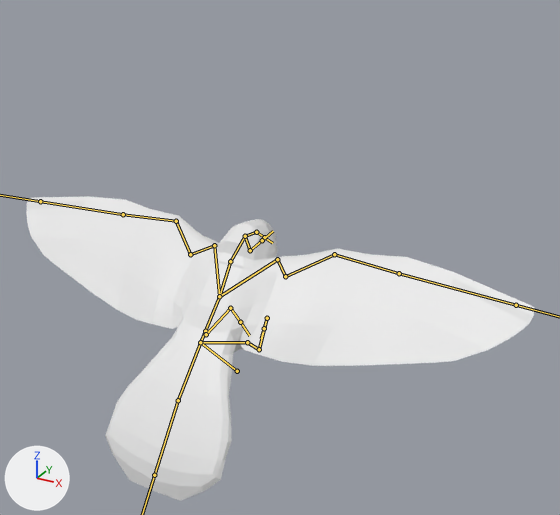
One commit to the FBX model Assets/Models/Finch/bird.fbx: the scene before it, then after it.
Before and after are seen from a 50 mm lens placed at (7.1, -11.17, 8.26), pointed at (1.1, -0.26, 2.8). The axes (+X, +Y, +Z) are drawn at lower left. The lights are the same throughout. The bones that bend it are drawn over the model as lines.
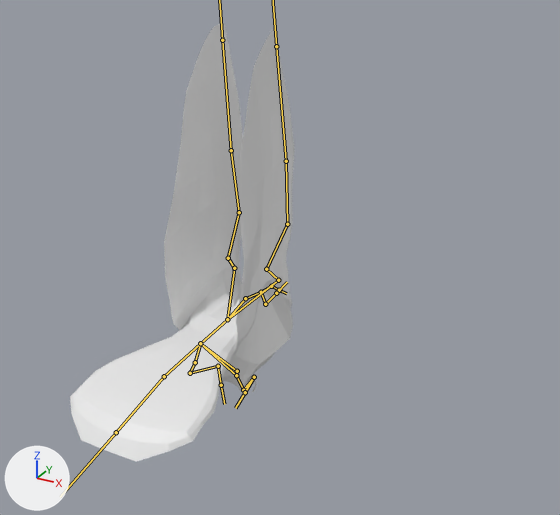
The newer file adds an action. The first version stands in its rest pose; the second is drawn at frame 1 of the action 'Armature|ArmatureAction'.

Boxes (x1, y1, x2, y2) around the edits, measured in the pictures (560 x 515 px):
'Cube', posed (56% narrower, 43% taller)
    before: (27, 196, 534, 501)
    after: (70, 24, 295, 461)
bone 'LowerSpine', root to tip
    before: (200, 342) to (219, 296)
    after: (200, 343) to (227, 319)
bone 'Head', root to tip
    before: (230, 261) to (245, 236)
    after: (245, 298) to (261, 292)
bone 'UpperBeak', root to tip
    before: (245, 236) to (256, 232)
    after: (261, 292) to (271, 286)
bone 'LowerBeak', root to tip
    before: (245, 236) to (250, 250)
    after: (261, 292) to (265, 304)
bone 'Wing.R', root to tip
    before: (219, 296) to (214, 245)
    after: (227, 319) to (234, 268)
bone 'Wing2.R', root to tip
    before: (214, 245) to (190, 254)
    after: (234, 268) to (228, 258)
bone 'Wing3.R', root to tip
    before: (190, 254) to (176, 221)
    after: (228, 258) to (239, 212)
bone 'Wing.L', root to tip
    before: (219, 296) to (277, 259)
    after: (227, 319) to (278, 280)
bone 'Wing2.L', root to tip
    before: (277, 259) to (285, 276)
    after: (278, 280) to (266, 269)
bone 'UpperTail', root to tip
    before: (200, 342) to (178, 400)
    after: (200, 343) to (164, 376)
bone 'Hip.R', root to tip
    before: (200, 342) to (205, 331)
    after: (200, 343) to (195, 362)
bone 'Hip.L', root to tip
    before: (200, 342) to (247, 342)
    after: (200, 343) to (236, 375)

The change in detail:
Bone 'LowerSpine' (bone_lowerspine) turns from (0, 0, 0) to (-40, 3, 9) degrees about its own x, y and z.
Bone 'Head' (bone_head) turns from (0, 0, 0) to (-1, 0, 1) degrees about its own x, y and z.
Bone 'UpperBeak' (bone_upperbeak) turns from (0, 0, 0) to (-12, -5, -42) degrees about its own x, y and z.
Bone 'LowerBeak' (bone_lowerbeak) turns from (0, 0, 0) to (-44, -2, -4) degrees about its own x, y and z.
Bone 'Wing.R' (bone_wing_r) turns from (0, 0, 0) to (-2, 55, -37) degrees about its own x, y and z.
Bone 'Wing2.R' (bone_wing2_r) turns from (0, 0, 0) to (-3, -14, -13) degrees about its own x, y and z.
Bone 'Wing3.R' (bone_wing3_r) turns from (0, 0, 0) to (0, 1, -1) degrees about its own x, y and z.
Bone 'Wing.L' (bone_wing_l) turns from (0, 0, 0) to (0, -51, 33) degrees about its own x, y and z.
Bone 'Wing2.L' (bone_wing2_l) turns from (0, 0, 0) to (-3, 19, 19) degrees about its own x, y and z.
Bone 'UpperTail' (bone_uppertail) turns from (0, 0, 0) to (37, -5, 16) degrees about its own x, y and z.
Bone 'Hip.R' (bone_hip_r) turns from (0, 0, 0) to (27, 12, 32) degrees about its own x, y and z.
Bone 'Hip.L' (bone_hip_l) turns from (0, 0, 0) to (27, -12, -32) degrees about its own x, y and z.
